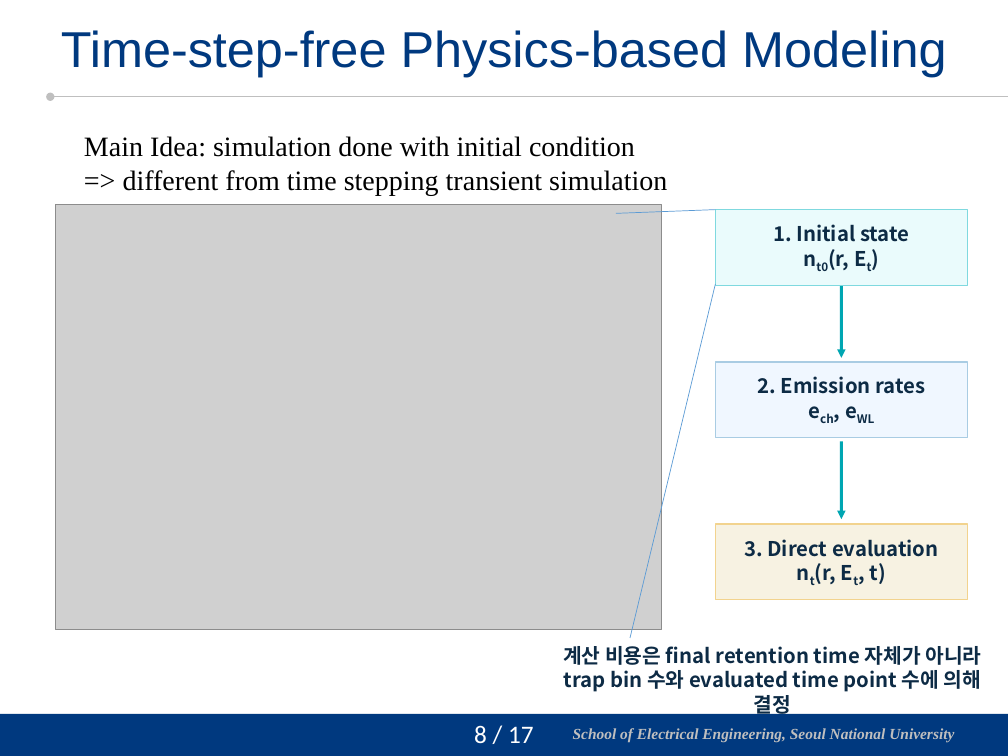
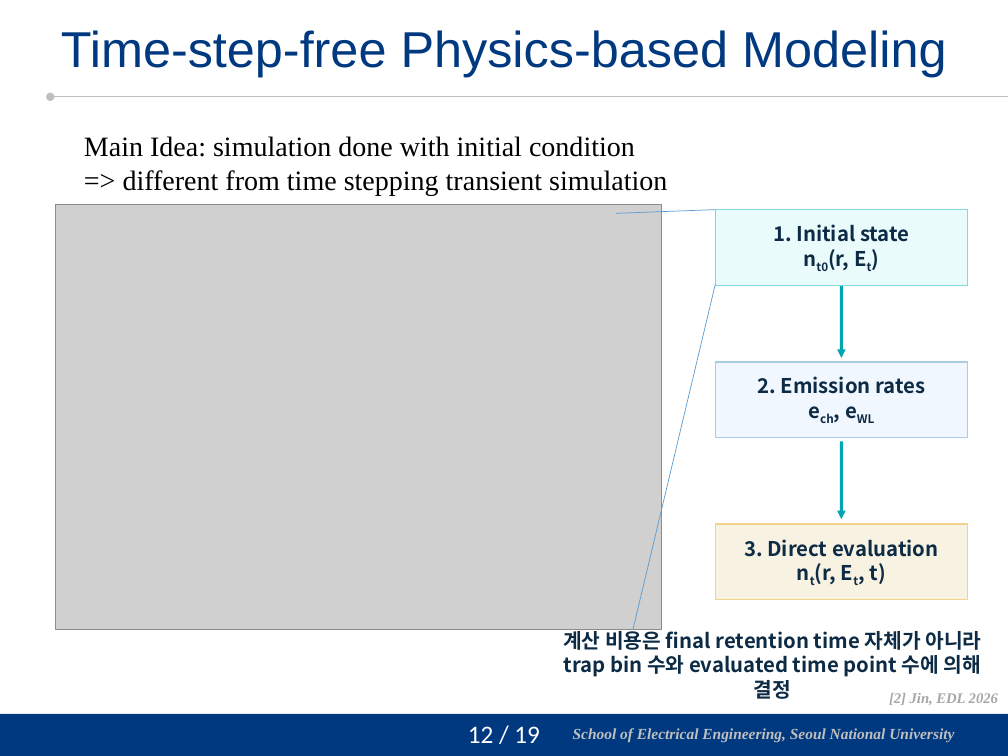
Before and after one commit to vectorcont62-dev/Graduation-SNU-MS, a slide deck: slide 12 of 진명 석사졸업 연구 정리.pptx (slide 9 before the commit). Drawn at 1008x756 pixels with LibreOffice and Linux fonts; fonts in the diff are those of the drawing; grey boxes stand for pictures; background and template pictures are left out. Boxes give left, top, right and bottom in pixels: in the first picture for what was removed or moved away, otherwise in the second. Text is boxed around its words. In the diff, an @@ line names an element or a change of style, - is before the commit and + after.

Commit message:
Presentation material layout finished. More details to be added.

```diff
--- a/진명 석사졸업 연구 정리.pptx
+++ b/진명 석사졸업 연구 정리.pptx
@@ line moved from (716, 284) - (630, 638) to (716, 284) - (633, 630) @@
@@ text "계산 비용은 final retention time ...": place and size @@
-text "계산 비용은 final retention time ..." at bbox=[563, 646, 981, 718]
+text "계산 비용은 final retention time ..." at bbox=[563, 627, 981, 699]
@@ text added at bbox=[889, 693, 998, 705], 10.5 pt, text #A6A6A6, bold, italic @@
+[2] Jin, EDL 2026
@@ page number at bbox=[468, 726, 540, 743]: text changed @@
-8 / 17
+12 / 19
```
Also in this commit, not shown: 12 other slides changed, 6 slides added, 2 slides removed.
